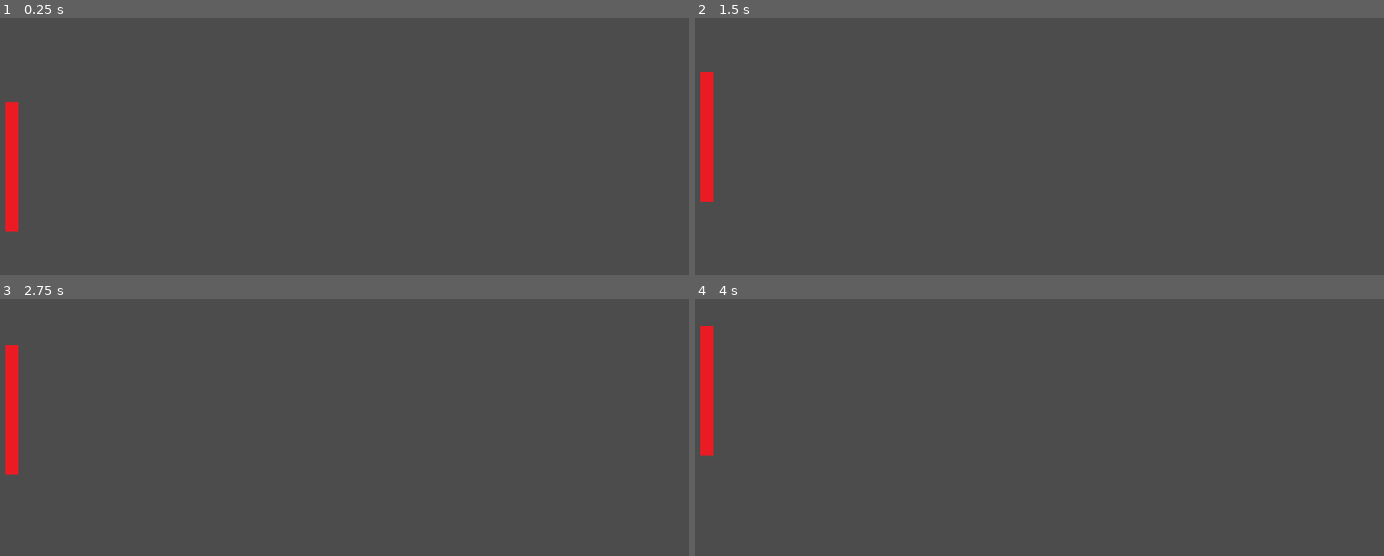
Above: before the commit, frames 1-4 (two rows, left to right).
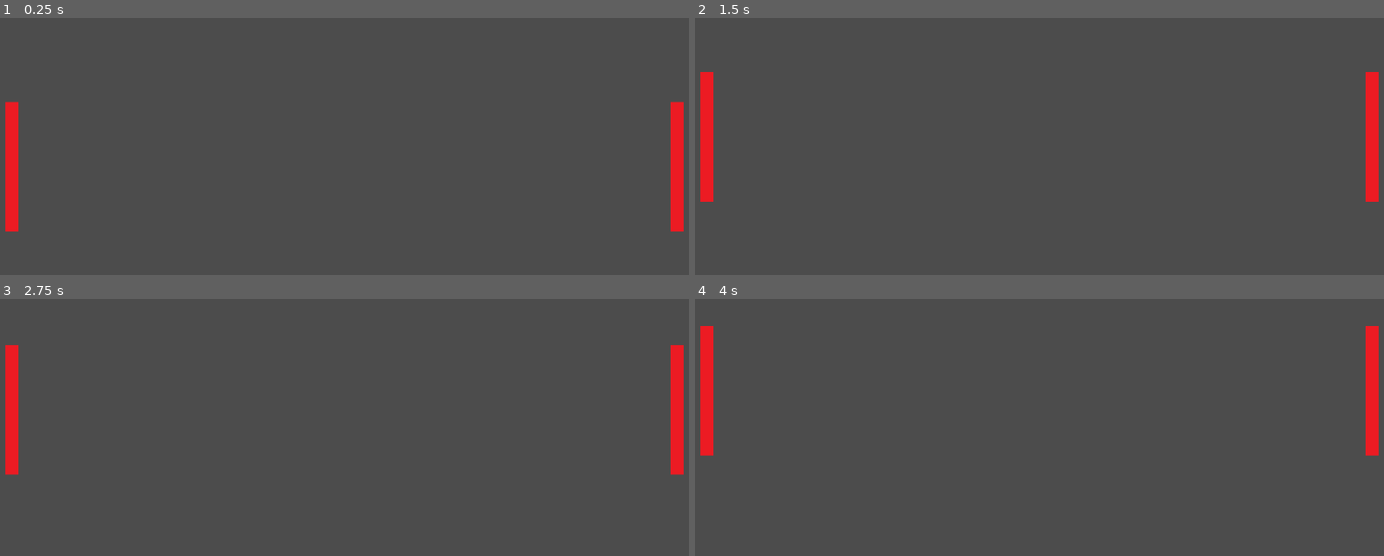
Above: after the commit, the same moments.

Repository: devmcclu/Pong2-Electric-Boogalo
Game: Godot game, scene res://Main.tscn
Two runs of this game, one before a commit and one after it. Both use one fixed random seed, a clock stepped at 60 frames per second and the inputs below.
Inputs:
- Up to frame 1 (0.25 s): no input
- Up to frame 2 (1.5 s): tap Enter at 0.5 s; hold W (player_1_up) 0.53-1.28 s; hold S (player_1_down) from 1.28 s (still down)
- Up to frame 3 (2.75 s): release S (player_1_down) at 2.03 s; hold W (player_1_up) from 2.03 s (still down)
- Up to frame 4 (4 s): release W (player_1_up) at 3.53 s; hold S (player_1_down) from 3.53 s (still down)

The runs differ from the first frame. In frame 1, 1.0% of the frame differs, in the area x 97-100%, y 32-84%; in frame 2, 1.0%; in frame 3, 1.0%; in frame 4, 1.0%.

Commit message:
Change player to Area2D and create player_2

Diff:
--- a/Main.tscn
+++ b/Main.tscn
@@ -10,13 +10,16 @@
 
 [node name="Main" type="Node" index="0"]
 
-[node name="player_1" type="KinematicBody2D" parent="." index="0"]
+[node name="player_1" type="Area2D" parent="." index="0"]
 
 position = Vector2( 30, 355 )
-input_pickable = false
-collision_layer = 1
-collision_mask = 1
-collision/safe_margin = 0.08
+input_pickable = true
+gravity_vec = Vector2( 0, 1 )
+gravity = 98.0
+linear_damp = 0.1
+angular_damp = 1.0
+audio_bus_override = false
+audio_bus_name = "Master"
 script = ExtResource( 1 )
 _sections_unfolded = [ "Transform" ]
 __meta__ = {
@@ -34,3 +37,31 @@
 
 shape = SubResource( 1 )
 _sections_unfolded = [ "Transform" ]
+
+[node name="player_2" type="Area2D" parent="." index="1"]
+
+position = Vector2( 1250, 355 )
+input_pickable = true
+gravity_vec = Vector2( 0, 1 )
+gravity = 98.0
+linear_damp = 0.1
+angular_damp = 1.0
+audio_bus_override = false
+audio_bus_name = "Master"
+script = ExtResource( 1 )
+_sections_unfolded = [ "Transform" ]
+__meta__ = {
+"_edit_group_": true
+}
+speed = 100
+
+[node name="player_2_graphic" type="Sprite" parent="player_2" index="0"]
+
+scale = Vector2( 0.390517, 3.71515 )
+texture = ExtResource( 2 )
+_sections_unfolded = [ "Transform" ]
+
+[node name="CollisionShape2D" type="CollisionShape2D" parent="player_2" index="1"]
+
+shape = SubResource( 1 )
+_sections_unfolded = [ "Transform" ]
--- a/player.gd
+++ b/player.gd
@@ -1,4 +1,4 @@
-extends KinematicBody2D
+extends Area2D
 
 # class member variables go here, for example:
 # var a = 2
@@ -15,29 +15,33 @@
 	# Initialization here
 	pass
 
-#func _process(delta):
-#	# Called every frame. Delta is time since last frame.
-#	# Update game logic here.
-#	pass
+func _process(delta):
+	# Called every frame. Delta is time since last frame.
+	# Update game logic here.
+	if Input.is_action_pressed("player_1_up"):
+		self.position.y -= speed *delta
+	if Input.is_action_pressed("player_1_down"):
+		self.position.y += speed *delta
+	pass
 
-#Get player input for change in movement vector
-func get_input():
-	#set the player velocity every physics update
-	velocity = Vector2()
-
-	#Player moves up
-	if Input.is_action_pressed("player_1_up"):
-		velocity.y = -1
-	#Player moves down
-	if Input.is_action_pressed("player_1_down"):
-		velocity.y = 1
-
-	#Player speed is calculated by velocity multipled by speed
-	velocity = velocity * speed
-
-#Player movement is processed here
-func _physics_process(delta):
-	#Get the input from the player
-	get_input()
-	#Calculate the player velocity from the vector set by player input
-	move_and_slide(velocity)
+##Get player input for change in movement vector
+#func get_input():
+#	#set the player velocity every physics update
+#	velocity = Vector2()
+#
+#	#Player moves up
+#	if Input.is_action_pressed("player_1_up"):
+#		velocity.y = -1
+#	#Player moves down
+#	if Input.is_action_pressed("player_1_down"):
+#		velocity.y = 1
+#
+#	#Player speed is calculated by velocity multipled by speed
+#	velocity = velocity * speed
+#
+##Player movement is processed here
+#func _physics_process(delta):
+#	#Get the input from the player
+#	get_input()
+#	#Calculate the player velocity from the vector set by player input
+#	move_and_slide(velocity)
